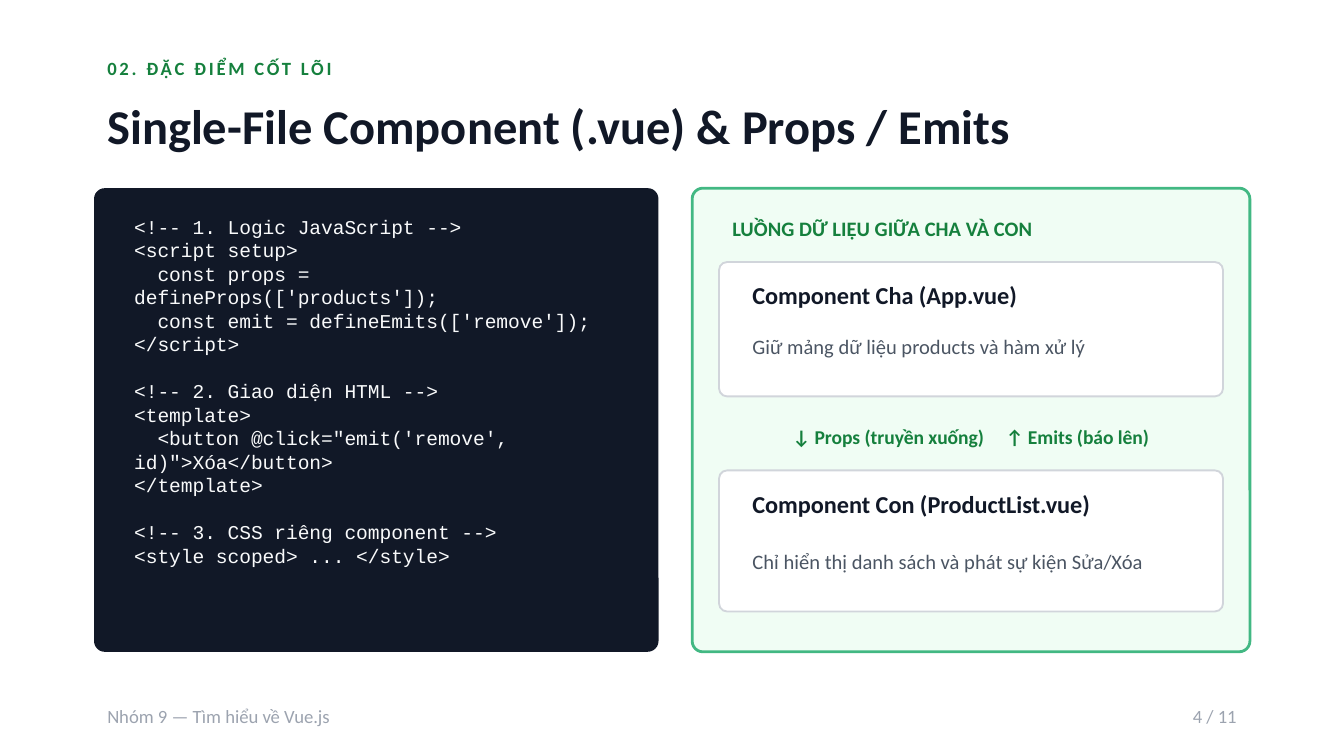
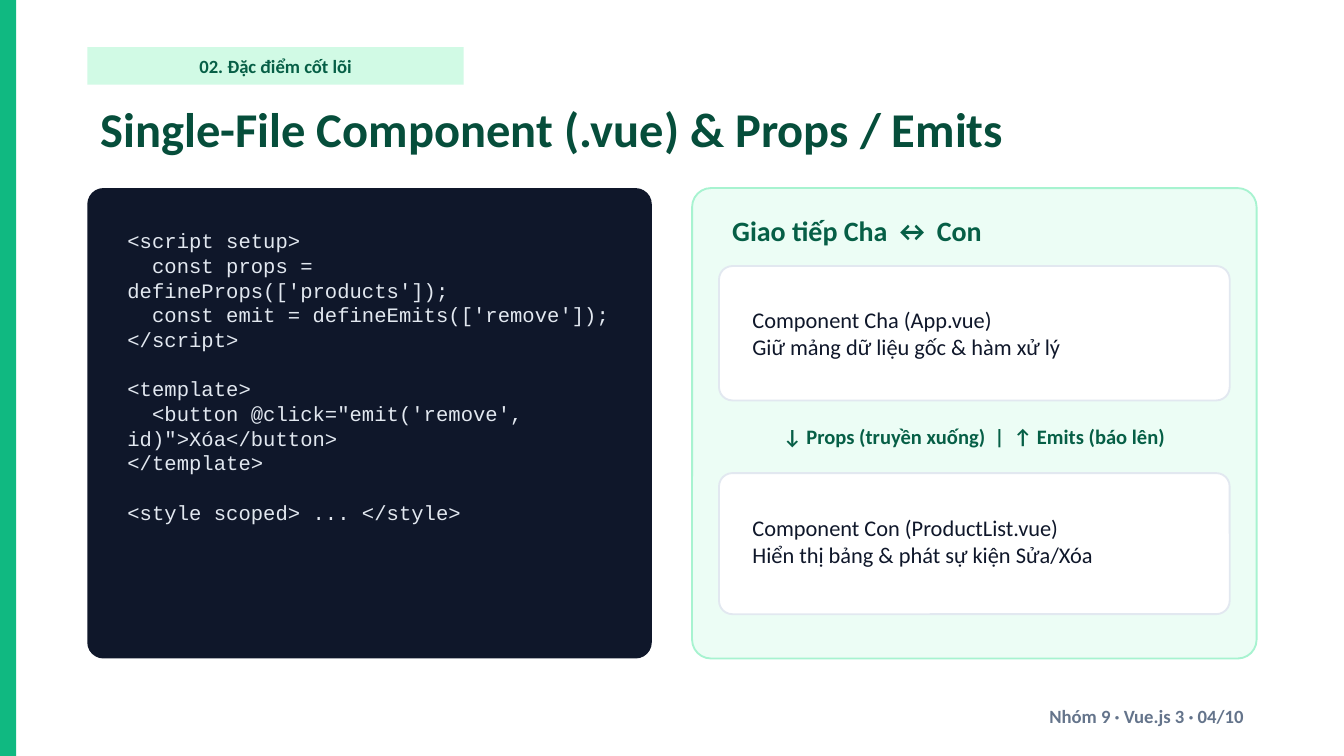
Before and after one commit to Musual-Moncra/vuejs-presentation-group9, a slide deck: slide 4 of Slide_ThuyetTrinh_VueJS_Nhom9.pptx. Drawn at 1344x756 pixels with LibreOffice and Linux fonts; fonts in the diff are those of the drawing. Boxes give left, top, right and bottom in pixels: in the first picture for what was removed or moved away, otherwise in the second. Text is boxed around its words. In the diff, an @@ line names an element or a change of style, - is before the commit and + after.

Commit message:
design: distinct emerald-rounded layout for Group 9 and remove demo instruction slide

```diff
--- a/Slide_ThuyetTrinh_VueJS_Nhom9.pptx
+++ b/Slide_ThuyetTrinh_VueJS_Nhom9.pptx
@@ rectangle added at <box>0,0,16,755</box>, fill #10B981 @@
@@ rectangle "02. Đặc điểm cốt lõi": place and size @@
-rectangle "02. Đặc điểm cốt lõi" at <box>107,60,332,78</box>
+rectangle "02. Đặc điểm cốt lõi" at <box>87,47,464,85</box>
@@ rectangle "02. Đặc điểm cốt lõi" at <box>87,47,464,85</box>: fill none to #D1FAE5 @@
@@ text in rectangle at <box>199,58,352,77</box>: text changed; text colour #15803D to #065F46 @@
-02. ĐẶC ĐIỂM CỐT LÕI
+02. Đặc điểm cốt lõi
@@ text "Single-File Component (.vue) & Props ..." at <box>101,111,1003,156</box>: text colour #111827 to #064E3B @@
@@ rounded rectangle: place and size @@
-rounded rectangle at <box>94,188,659,652</box>
+rounded rectangle at <box>87,188,652,659</box>
@@ rounded rectangle at <box>87,188,652,659</box>: fill #111827 to #0F172A; proportions changed @@
@@ rounded rectangle: place and size @@
-rounded rectangle at <box>692,188,1250,652</box>
+rounded rectangle at <box>692,188,1257,659</box>
@@ rounded rectangle at <box>692,188,1257,659</box>: fill #F0FDF4 to #ECFDF5; outline #42B883 1.5 pt to #A7F3D0 1 pt; proportions changed @@
@@ text "<script setup>": place and size @@
-text "<script setup>" at <box>134,220,590,567</box>
+text "<script setup>" at <box>127,234,609,525</box>
@@ text "<script setup>" at <box>127,234,609,525</box>: size 10.5 to 11 pt, text colour #F9FAFB to #E2E8F0 @@
@@ text at <box>193,220,415,238</box>: paragraph removed @@
-<!-- 1. Logic JavaScript -->
@@ text at <box>732,220,982,246</box>: text changed; size 11 to 15 pt; text colour #15803D to #065F46 @@
-LUỒNG DỮ LIỆU GIỮA CHA VÀ CON
+Giao tiếp Cha ↔ Con
@@ rounded rectangle: place and size @@
-rounded rectangle at <box>719,262,1223,396</box>
+rounded rectangle at <box>719,266,1230,401</box>
@@ rounded rectangle at <box>719,266,1230,401</box>: outline #D1D5DB 1 pt to #E2E8F0 1 pt; proportions changed @@
@@ text "Component Cha (App.vue)": place and size @@
-text "Component Cha (App.vue)" at <box>752,286,1017,308</box>
+text "Component Cha (App.vue)" at <box>752,312,1060,359</box>
@@ text at <box>752,312,992,332</box>: size 13 to 12 pt, text colour #111827 to #0F172A, bold off in "Component Cha (App.vue)" @@
@@ text at <box>752,338,1060,359</box>: paragraph added @@
+Giữ mảng dữ liệu gốc & hàm xử lý
@@ text removed at <box>752,339,1085,358</box> @@
-Giữ mảng dữ liệu products và hàm xử lý
@@ text at <box>193,385,392,401</box>: paragraph removed @@
-<!-- 2. Giao diện HTML -->
@@ text at <box>806,428,1165,448</box>: text changed; size 10.5 to 11 pt; text colour #15803D to #065F46 @@
-↓ Props (truyền xuống) ↑ Emits (báo lên)
+↓ Props (truyền xuống) | ↑ Emits (báo lên)
@@ rounded rectangle at <box>719,473,1230,614</box>: outline #D1D5DB 1 pt to #E2E8F0 1 pt; proportions changed @@
@@ rounded rectangle: place and size @@
-rounded rectangle at <box>719,470,1223,612</box>
+rounded rectangle at <box>719,473,1230,614</box>
@@ text removed at <box>752,495,1090,517</box> @@
-Component Con (ProductList.vue)
@@ text at <box>193,526,450,543</box>: paragraph removed @@
-<!-- 3. CSS riêng component -->
@@ text at <box>752,520,1093,567</box>: text changed; size 11 to 12 pt; text colour #4B5563 to #0F172A @@
-Chỉ hiển thị danh sách và phát sự kiện Sửa/Xóa
+Component Con (ProductList.vue)
+Hiển thị bảng & phát sự kiện Sửa/Xóa
@@ text removed at <box>107,708,330,726</box> @@
-Nhóm 9 — Tìm hiểu về Vue.js
@@ text at <box>1049,710,1244,726</box>: text changed; text colour #9CA3AF to #64748B; bold on @@
-4 / 11
+Nhóm 9 · Vue.js 3 · 04/10
```
Also in this commit, not shown: 9 other slides changed, 1 slide removed, 2 other files.
